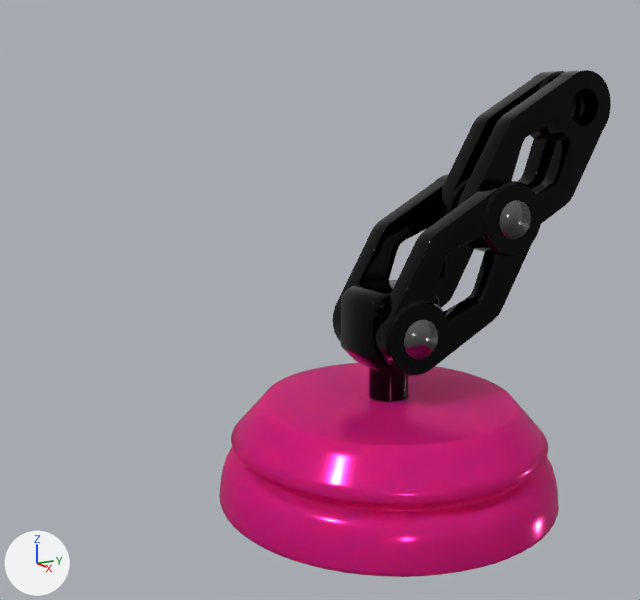
The Blender file AnimatedLamp.blend, before and after one commit.
One viewpoint serves both versions: a 50 mm lens placed at (8.72, -5.76, 4.85), pointed at (-0.21, -0.85, 2.5). The lights are fixed; the arrows at lower left show +X, +Y and +Z.

The scene before the commit, as lines of its bpy script (objects in view):
```python
ob_arm_holder = bpy.data.objects.new('Arm Holder', me_cube_001)
ob_arm_holder.parent = ob_stem
ob_arm_holder.location = (0.0, 0.0, 0.0)
ob_base_mesh = bpy.data.objects.new('Base Mesh', me_beziercircle)
ob_base_mesh.parent = ob_stem
ob_base_mesh.location = (0.0, 0.0, 0.0)
ob_lower_arm = bpy.data.objects.new('Lower Arm', me_cylinder_001)
ob_lower_arm.location = (0.0, 0.0, 2.13)
ob_pin = bpy.data.objects.new('Pin', me_cylinder)
ob_pin.parent = ob_arm_holder
ob_pin.location = (0.0, 0.0, 2.119)
ob_pin_001 = bpy.data.objects.new('Pin.001', me_cylinder_002)
ob_pin_001.parent = ob_lower_arm
ob_pin_001.location = (0.0, 1.315, 3.412)
ob_stem = bpy.data.objects.new('Stem', me_beziercircle_001)
ob_stem.location = (0.0, 0.0, 0.0)
ob_upper_arm = bpy.data.objects.new('Upper Arm', me_cylinder_004)
ob_upper_arm.location = (-0.7, 1.32, 3.42)
```
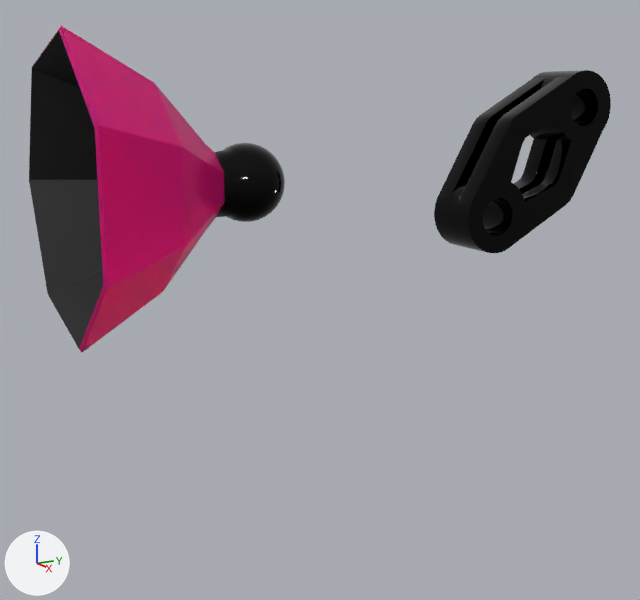
Location of each change, [x1, y1, x2, y2] in pixels of the pictures (640 x 600 px):
'Base Mesh', hidden (pink)
    before: [219, 363, 559, 577]
'Lamp Shade', added
    after: [29, 26, 225, 353]
'Upper Arm', reshaped
    before: [434, 70, 611, 252]
    after: [434, 70, 611, 253]
'Lower Arm', hidden (black)
    before: [333, 174, 542, 376]
'Lamp Shade.001', added (black)
    after: [215, 143, 285, 222]
'Arm Holder', hidden (black)
    before: [341, 280, 439, 376]
'Stem', hidden
    before: [369, 368, 409, 402]
'Pin', hidden
    before: [404, 320, 438, 359]
'Pin.001', hidden
    before: [500, 200, 531, 239]
part 1 of me_beziercircle, deleted (pink)
    before: [219, 363, 559, 577]

The change, as a diff of the scene's bpy script:
```diff
--- a/AnimatedLamp.blend.py
+++ b/AnimatedLamp.blend.py
@@ mat_mirror @@
+mat_mirror = principled_material('Mirror')
+mat_mirror.base_color = (0.01, 0.01, 0.01)  # black #191919
+mat_mirror.metallic = 0.465
+mat_mirror.roughness = 0.724
+mat_mirror.specular_ior_level = 1.0
@@ me_beziercircle @@
 # used by ob_base_mesh; parent = ob_stem; location = (0.0, 0.0, 0.0)
-me_beziercircle.from_pydata(...)  # 5250 vertices, 5248 faces; spans x -2.1..2.1, y -2.1..2.1, z 0.0..1.25
+me_beziercircle.from_pydata(...)  # 242 vertices, 256 faces; spans x -2.1..2.1, y -2.1..2.1, z 0.01..1.25
+# me_beziercircle part 1: 5008 vertices removed from x -2.1..2.1, y -2.1..2.1, z 0.0..1.25
+# me_beziercircle part 2: the surface is now shaded flat
 me_beziercircle.materials.append(mat_base)
@@ me_beziercurve_004 @@
+me_beziercurve_004.from_pydata(...)  # 393 vertices, 427 faces; spans x -0.271..0.779, y -0.552..0.554, z -0.546..0.562
+me_beziercurve_004.polygons.foreach_set('use_smooth', [True] * 427)
+me_beziercurve_004.materials.append(mat_stem)  # black #222222
@@ me_beziercurve_001 @@
+me_beziercurve_001.from_pydata(...)  # 49 vertices, 43 faces; spans x -2.35..-0.27, y -1.86..2.07, z -2.02..2.02
+# faces by material slot: [28, 15]
+me_beziercurve_001.materials.append(mat_base)  # pink #e32584
+me_beziercurve_001.materials.append(mat_mirror)  # black #191919
@@ ob_base_mesh @@
 ob_base_mesh.location = (0.0, 0.0, 0.0)
+_m = ob_base_mesh.modifiers.new('Bevel', 'BEVEL')
+_m.width = 0.01
+_m.width_pct = 0.01
+_m.segments = 2
+_m.angle_limit = 0.698
+ob_base_mesh.hide_set(True)
@@ ob_stem @@
 ob_stem.location = (0.0, 0.0, 0.0)
+ob_stem.hide_set(True)
@@ ob_arm_holder @@
 ob_arm_holder.location = (0.0, 0.0, 0.0)
+ob_arm_holder.hide_set(True)
@@ ob_pin @@
 ob_pin.location = (0.0, 0.0, 2.119)
+ob_pin.hide_set(True)
@@ ob_lower_arm @@
 _m = ob_lower_arm.modifiers.new('Mirror', 'MIRROR')
 _m.mirror_object = ob_arm_holder
+ob_lower_arm.hide_set(True)
@@ ob_pin_001 @@
 ob_pin_001.location = (0.0, 1.315, 3.412)
+ob_pin_001.hide_set(True)
@@ ob_lamp_shade_001 @@
+ob_lamp_shade_001 = bpy.data.objects.new('Lamp Shade.001', me_beziercurve_004)
+ob_lamp_shade_001.parent = ob_lamp_shade
+ob_lamp_shade_001.matrix_parent_inverse = Matrix(((0.0, 1.325, 0.0, 2.702), (-1.325, 0.0, 0.0, 0.00498), (0.0, 0.0, 1.325, -5.217), (0.0, 0.0, 0.0, 1.0)))
+ob_lamp_shade_001.location = (0.00376, -2.04, 3.938)
+ob_lamp_shade_001.rotation_euler = (0.0, 0.0, 1.571)  # degrees (0, 0, 90)
+ob_lamp_shade_001.scale = (0.755, 0.755, 0.755)
@@ ob_lamp_shade @@
+ob_lamp_shade = bpy.data.objects.new('Lamp Shade', me_beziercurve_001)
+ob_lamp_shade.location = (0.0, -2.04, 3.94)
+ob_lamp_shade.rotation_euler = (0.0, 0.0, 1.571)  # degrees (0, 0, 90)
+ob_lamp_shade.scale = (0.755, 0.755, 0.755)
+_m = ob_lamp_shade.modifiers.new('Bevel', 'BEVEL')
+_m.width = 0.01
+_m.width_pct = 0.01
+_m.segments = 3
+_m.angle_limit = 0.698
```
